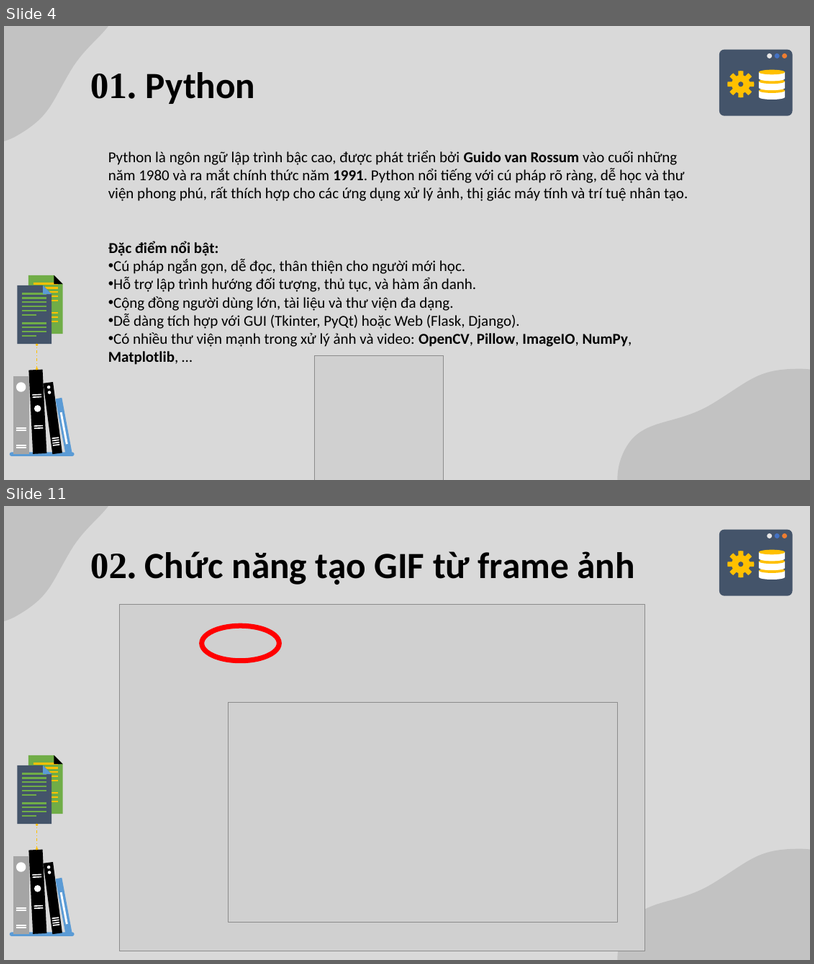
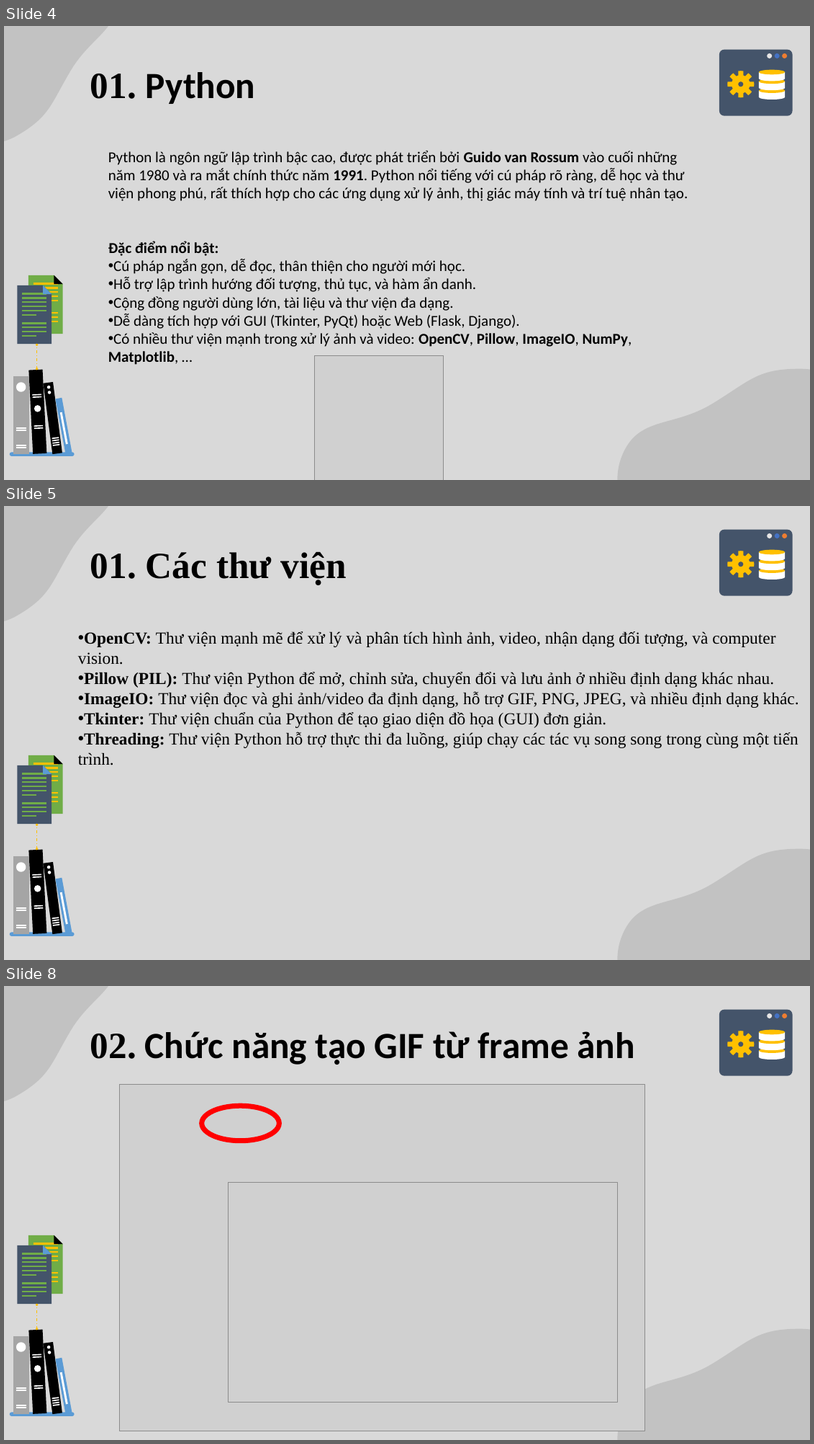
Before and after one commit to Duckkeip/xulyanh2, a slide deck: BaocaotieuluanPP.pptx. Shown one above the other, each under a label of ours: slides 4 and 11 before the commit, slides 4, 5 and 8 after it; the slides between them are not shown. The pictures are 814x964 and 814x1444 pixels, drawn with LibreOffice and Linux fonts; fonts in the diff are those of the drawing; grey boxes stand for pictures. Boxes give left, top, right and bottom in pixels: in the first picture for what was removed or moved away, otherwise in the second. Text is boxed around its words. In the diff, an @@ line names an element or a change of style, - is before the commit and + after.

```diff
--- a/BaocaotieuluanPP.pptx
+++ b/BaocaotieuluanPP.pptx
@@ slide 5 added at (4,506,810,960), background #D9D9D9; not listed: 62 template elements that a slide beside it also shows @@
@@ text added at (90,551,346,585), 44 pt, text #000000, bold @@
+01. Các thư viện
@@ text added at (78,631,800,765), 20 pt, text #000000 @@
+• OpenCV: Thư viện mạnh mẽ để xử lý và phân tích hình ảnh, video, nhận dạng đối tượng, và computer vision.
+• Pillow (PIL): Thư viện Python để mở, chỉnh sửa, chuyển đổi và lưu ảnh ở nhiều định dạng khác nhau.
+• ImageIO: Thư viện đọc và ghi ảnh/video đa định dạng, hỗ trợ GIF, PNG, JPEG, và nhiều định dạng khác.
+• Tkinter: Thư viện chuẩn của Python để tạo giao diện đồ họa (GUI) đơn giản.
+• Threading: Thư viện Python hỗ trợ thực thi đa luồng, giúp chạy các tác vụ song song trong cùng một tiến trình.
@@ what was slide 11 is now slide 8 @@
```
Also in this commit, not shown: 1 slide changed, 1 other slide added, 5 slides removed, 2 other files.
